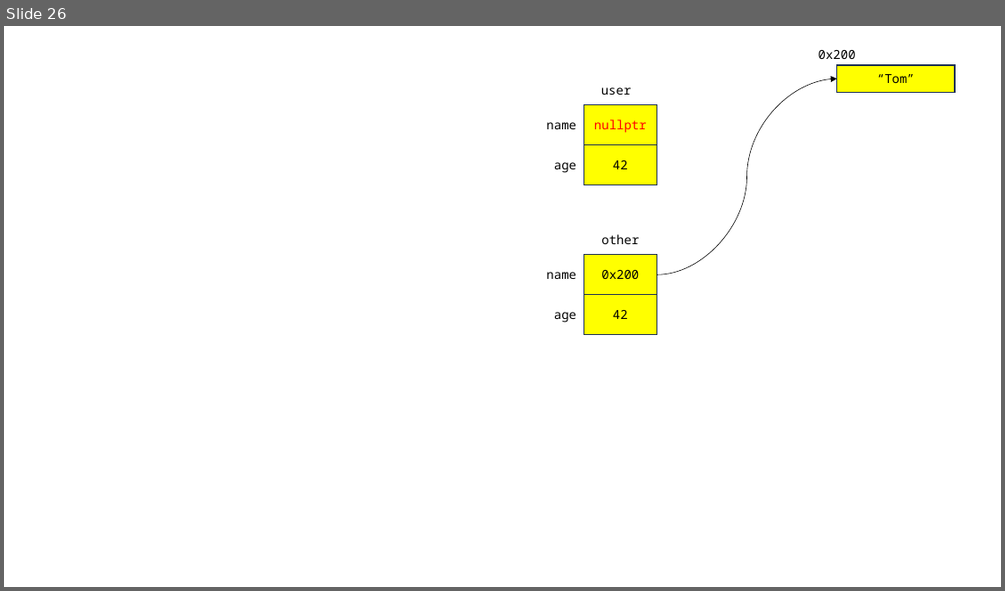
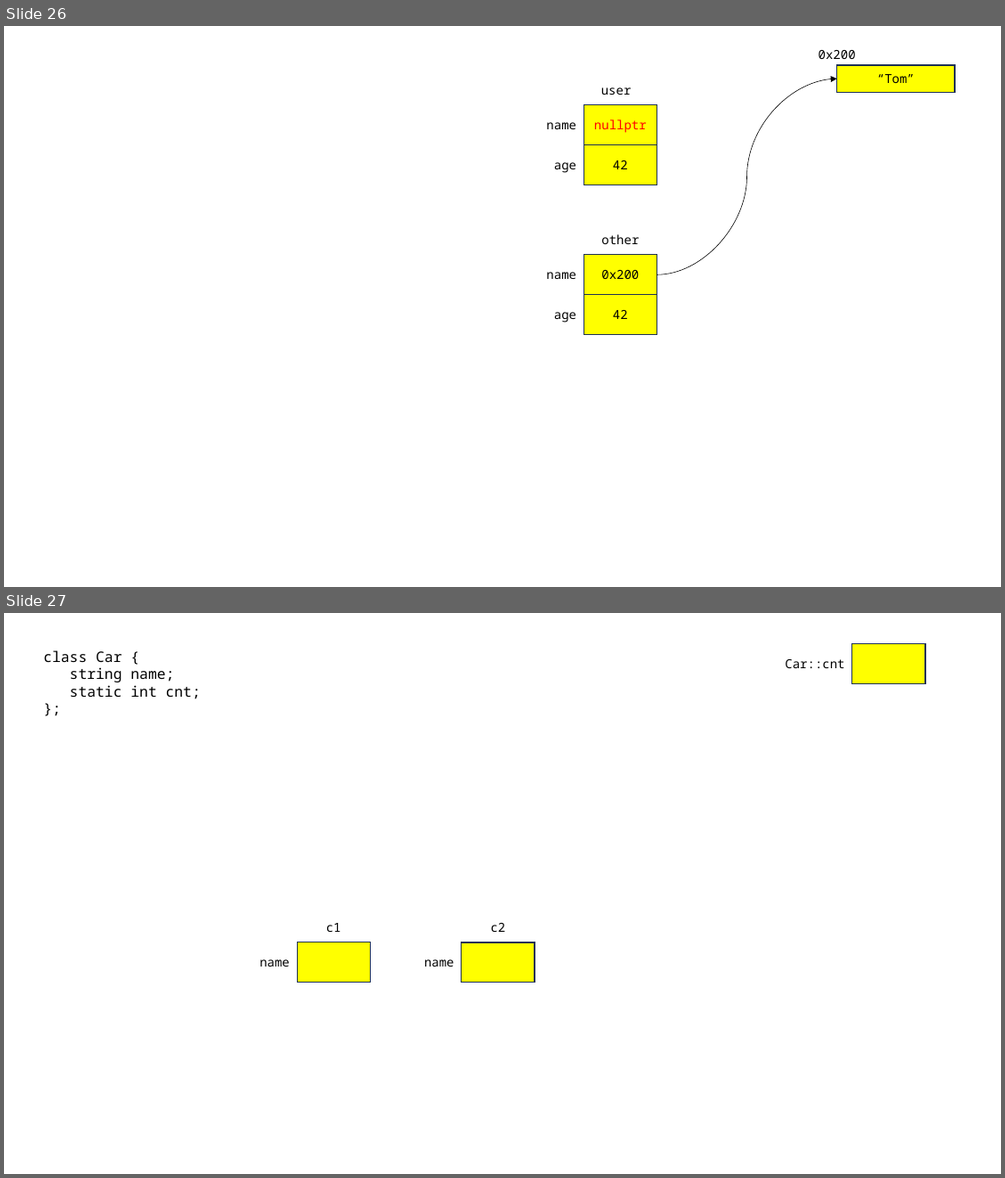
Before and after one commit to joonsungk/cpp_231023, a slide deck: cpp_231023.pptx. Shown one above the other, each under a label of ours: slide 26 before the commit, slides 26 and 27 after it. The pictures are 1005x591 and 1005x1178 pixels, drawn with LibreOffice and Linux fonts; fonts in the diff are those of the drawing. Boxes give left, top, right and bottom in pixels: in the first picture for what was removed or moved away, otherwise in the second. Text is boxed around its words. In the diff, an @@ line names an element or a change of style, - is before the commit and + after.

```diff
--- a/cpp_231023.pptx
+++ b/cpp_231023.pptx
@@ slide 27 added at bbox=[4, 613, 1001, 1174], background #FFFFFF @@
@@ text added at bbox=[43, 650, 201, 699], 14 pt, text #000000 @@
+class Car {
+string name;
+static int cnt;
+};
@@ text added at bbox=[785, 659, 844, 668], 12 pt, text #000000 @@
+Car::cnt
@@ rectangle added at bbox=[852, 643, 925, 684], fill #FFFF00, outline #1E3256 1 pt @@
@@ text added at bbox=[326, 923, 341, 932], 12 pt, text #000000 @@
+c1
@@ text added at bbox=[491, 923, 506, 932], 12 pt, text #000000 @@
+c2
@@ text added at bbox=[259, 959, 290, 966], 12 pt, text #000000 @@
+name
@@ rectangle added at bbox=[297, 942, 371, 982], fill #FFFF00, outline #1E3256 1 pt @@
@@ text added at bbox=[424, 959, 454, 966], 12 pt, text #000000 @@
+name
@@ rectangle added at bbox=[461, 942, 535, 982], fill #FFFF00, outline #1E3256 1 pt @@
```
Also in this commit, not shown: 1 other file.
